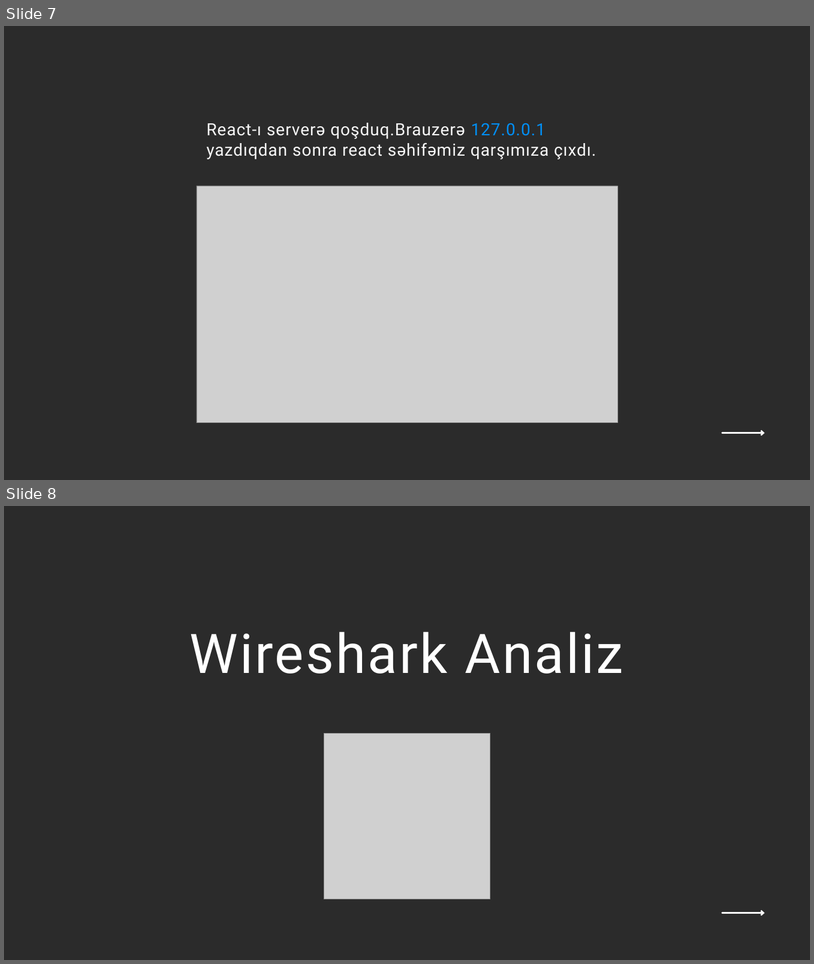
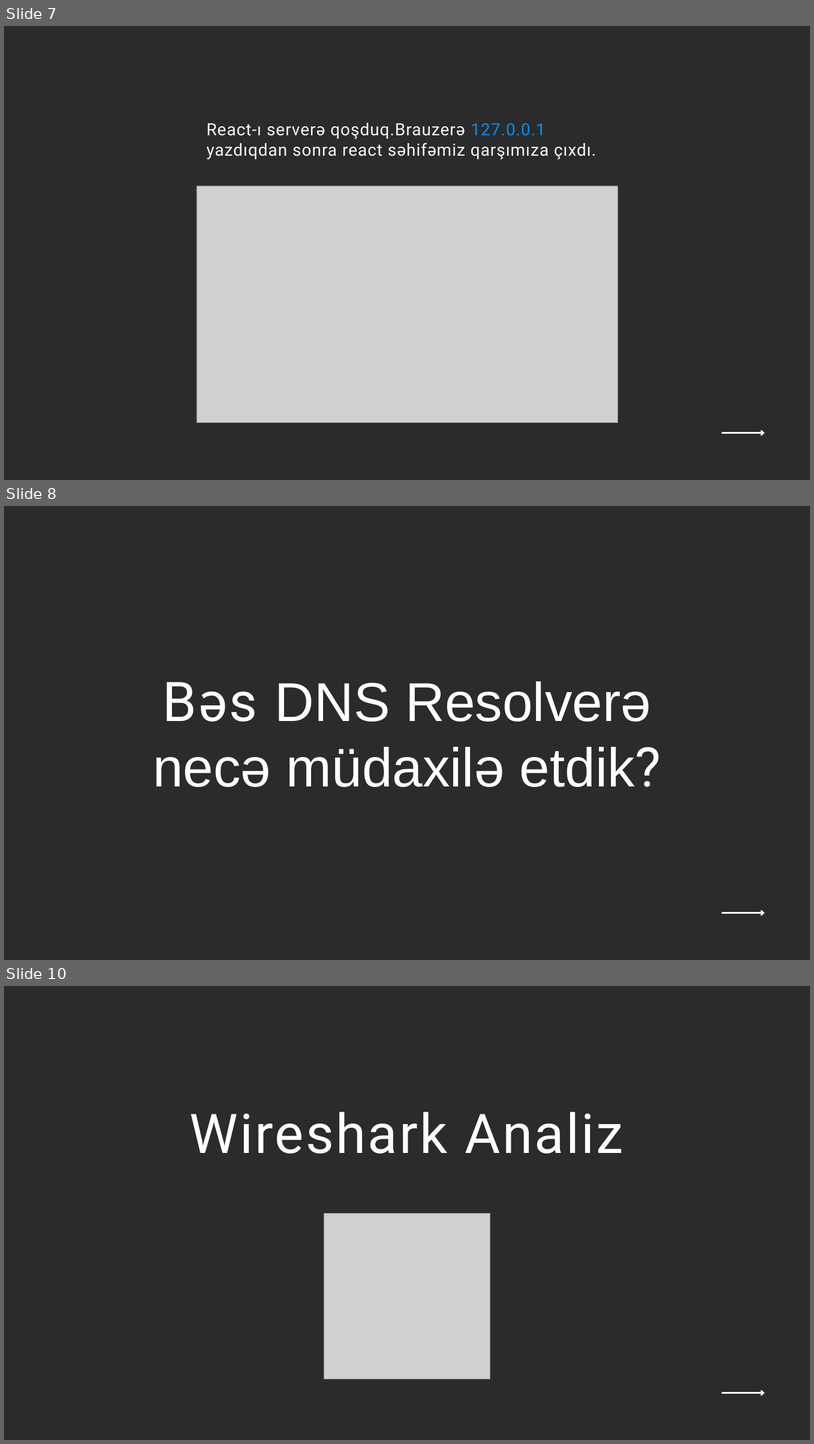
Before and after one commit to 641A1-Team2/Labaratoriya-4-ve-5--web, a slide deck: Labaratoriya 4 və 5 web.pptx. Shown one above the other, each under a label of ours: slides 7 and 8 before the commit, slides 7, 8 and 10 after it; the slides between them are not shown. The pictures are 814x964 and 814x1444 pixels, drawn with LibreOffice and Linux fonts; fonts in the diff are those of the drawing; grey boxes stand for pictures; background and template pictures are left out; a plain dark background stands for a picture behind light text. Boxes give left, top, right and bottom in pixels: in the first picture for what was removed or moved away, otherwise in the second. Text is boxed around its words. In the diff, an @@ line names an element or a change of style, - is before the commit and + after.

```diff
--- a/Labaratoriya 4 və 5 web.pptx
+++ b/Labaratoriya 4 və 5 web.pptx
@@ slide 8 added at box(4, 506, 810, 960), background picture (left out) @@
@@ text added at box(153, 681, 662, 787), 97.5 pt, text #FFFFFF @@
+Bəs DNS Resolverə necə müdaxilə etdik?
@@ arrow added from (723, 912) to (765, 912), #F6F6F6 3 pt @@
@@ what was slide 8 is now slide 10 @@
```
Also in this commit, not shown: 1 other slide added.
